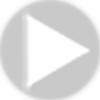
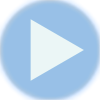
Layers edited between the first and the second w=100, h=100 image:
hid "grey overlay" over left=0, top=0, right=100, bottom=100
showed "blue overlay" over left=0, top=0, right=100, bottom=100
added layer "resume" above "menu" over left=30, top=19, right=84, bottom=81
hid "arrow right copy 3" over left=21, top=7, right=96, bottom=93
